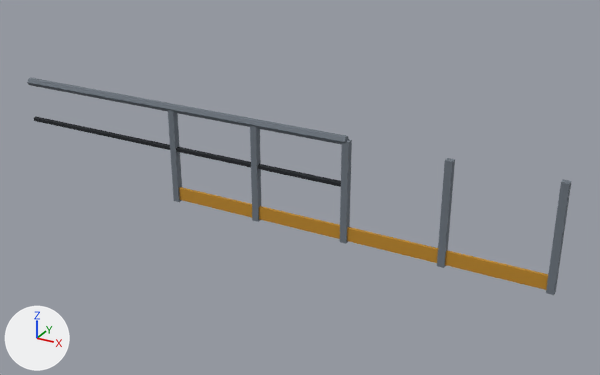
The FBX model Assets/_Project/Art/Environment/LabKit/Meshes/Railing_4m.fbx, before and after one commit.
Before and after are seen from a 50 mm lens placed at (3.11, -6.56, 3.75), pointed at (-0.57, 0.14, 0.4). Every picture has the same lights, and +X, +Y and +Z are marked at lower left. The first picture is the older version.

The older version as bpy lines, for what is in view:
```python
me_railing_4m = bpy.data.meshes.new('Railing_4m')
me_railing_4m.from_pydata(...)  # a box spanning x -2.04..-1.97, y -0.04..0.04, z 0.0..1.05, material slot 0; a box spanning x -1.03..-0.96, y -0.04..0.04, z 0.0..1.05, material slot 0; a box spanning x -0.04..0.04, y -0.04..0.04, z 0.0..1.05, material slot 0; a box spanning x 0.96..1.03, y -0.04..0.04, z 0.0..1.05, material slot 0; a box spanning x 1.97..2.04, y -0.04..0.04, z 0.0..1.05, material slot 0; a box spanning x -2.0..2.0, y -0.01..0.01, z 0.02..0.16, material slot 2; a 6-sided cylinder along x spanning x -4.0..0.0, y -0.05..0.05, z 1.01..1.09, material slot 0; a 5-sided cylinder along x spanning x -4.0..0.0, y -0.02..0.03, z 0.57..0.63, material slot 1
me_railing_4m.materials.append(mat_lab_metal)  # grey #6e767f
me_railing_4m.materials.append(mat_lab_metaldark)  # black #1f2328
me_railing_4m.materials.append(mat_lab_hazard)  # orange #c08a2a
ob_railing_4m = bpy.data.objects.new('Railing_4m', me_railing_4m)
ob_railing_4m.location = (0.0, 0.0, 0.0)
```
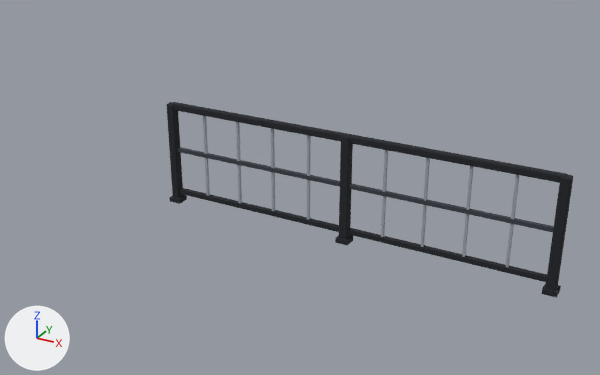
Edits to the bpy script that builds the scene:
```text
Change me_railing_4m:
    remove me_railing_4m.from_pydata(...)  # 70 vertices, 61 faces; spans x -4.0..2.04, y -0.05..0.05, z 0.0..1.09
    remove me_railing_4m.materials.append(mat_lab_metal)  # grey #6e767f
    add me_railing_4m.from_pydata(...)  # 200 vertices, 182 faces; spans x -2.07..2.07, y -0.06..0.06, z 0.0..1.11
    me_railing_4m part 1: a new loose piece, a box spanning x -2.065..-1.935, y -0.065..0.065, z 0.0..0.05, in mat_lab_metaldark (black #1f2328)
    me_railing_4m part 2: a new loose piece, a box spanning x -0.065..0.065, y -0.065..0.065, z 0.0..0.05, in mat_lab_metaldark (black #1f2328)
    me_railing_4m part 3: a new loose piece, a box spanning x 1.935..2.065, y -0.065..0.065, z 0.0..0.05, in mat_lab_metaldark (black #1f2328)
    me_railing_4m part 4: a new loose piece, a box spanning x -2.0..2.0, y -0.025..0.025, z 0.1..0.15, in mat_lab_metaldark (black #1f2328)
    me_railing_4m part 5: a new loose piece, a box spanning x -2.0..2.0, y -0.02..0.02, z 0.58..0.62, in mat_lab_gunmetal (dark grey #3a4048)
    me_railing_4m part 6: a new loose piece, a box spanning x -1.613..-1.587, y -0.013..0.013, z 0.13..1.05, in mat_lab_steel (grey #9aa2aa)
    me_railing_4m part 7: a new loose piece, a box spanning x -1.213..-1.188, y -0.013..0.013, z 0.13..1.05, in mat_lab_steel (grey #9aa2aa)
    me_railing_4m part 8: a new loose piece, a box spanning x -0.812..-0.788, y -0.013..0.013, z 0.13..1.05, in mat_lab_steel (grey #9aa2aa)
    me_railing_4m part 9: a new loose piece, a box spanning x -0.412..-0.388, y -0.013..0.013, z 0.13..1.05, in mat_lab_steel (grey #9aa2aa)
    me_railing_4m part 10: a new loose piece, a box spanning x 0.388..0.412, y -0.013..0.013, z 0.13..1.05, in mat_lab_steel (grey #9aa2aa)
    me_railing_4m part 11: a new loose piece, a box spanning x 0.788..0.812, y -0.013..0.013, z 0.13..1.05, in mat_lab_steel (grey #9aa2aa)
    me_railing_4m part 12: a new loose piece, a box spanning x 1.188..1.213, y -0.013..0.013, z 0.13..1.05, in mat_lab_steel (grey #9aa2aa)
    me_railing_4m part 13: a new loose piece, a box spanning x 1.587..1.613, y -0.013..0.013, z 0.13..1.05, in mat_lab_steel (grey #9aa2aa)
    me_railing_4m part 14: the loose piece of 12 vertices spanning x -4.0..0.0, y -0.05..0.05, z 1.01..1.09 is rebuilt with 24 vertices and now spans x -2.0..2.0, y -0.04..0.04, z 1.04..1.11, in mat_lab_metaldark (black #1f2328)
    me_railing_4m part 15: the loose piece of 10 vertices spanning x -4.0..0.0, y -0.02..0.03, z 0.57..0.63 is deleted
    me_railing_4m part 16: the loose piece of 8 vertices spanning x -1.03..-0.96, y -0.04..0.04, z 0.0..1.05 is deleted
    me_railing_4m part 17: the loose piece of 8 vertices spanning x 0.96..1.03, y -0.04..0.04, z 0.0..1.05 is deleted
    me_railing_4m part 18: 16 vertices removed from x -2.04..2.04, y -0.04..0.04, z 0.02..1.05; 40 vertices added at x -2.05..2.05, y -0.05..0.05, z 0.01..1.1
    me_railing_4m part 19: 4 vertices removed from x -0.04..0.04, y -0.04..0.04, z 1.05; 20 vertices added at x -0.05..0.05, y -0.05..0.05, z 0.01..1.1
    remove me_railing_4m.materials.append(mat_lab_hazard)  # orange #c08a2a
    add me_railing_4m.materials.append(mat_lab_gunmetal)  # dark grey #3a4048
    add me_railing_4m.materials.append(mat_lab_steel)  # grey #9aa2aa
```

What differs and where, as boxes (x1, y1, x2, y2) in the pictures (600 x 375 px):
'Railing_4m', reshaped (25% narrower, 10% shorter)
    before: (27, 78, 571, 295)
    after: (167, 102, 573, 298)
part 1 of me_railing_4m, added
    after: (170, 195, 187, 204)
part 2 of me_railing_4m, added
    after: (335, 235, 353, 246)
part 3 of me_railing_4m, added
    after: (542, 283, 561, 298)
part 4 of me_railing_4m, added (mostly hidden)
    after: (179, 188, 547, 282)
part 5 of me_railing_4m, added (mostly hidden)
    after: (177, 147, 554, 232)
part 6 of me_railing_4m, added
    after: (203, 116, 210, 196)
part 7 of me_railing_4m, added
    after: (236, 122, 242, 203)
part 8 of me_railing_4m, added
    after: (271, 128, 275, 211)
part 9 of me_railing_4m, added
    after: (307, 135, 311, 220)
part 10 of me_railing_4m, added
    after: (381, 150, 388, 237)
part 11 of me_railing_4m, added
    after: (421, 158, 430, 247)
part 12 of me_railing_4m, added
    after: (462, 166, 474, 257)
part 13 of me_railing_4m, added
    after: (506, 175, 519, 267)
part 14 of me_railing_4m, rebuilt (23% wider, 21% taller)
    before: (27, 78, 349, 145)
    after: (171, 102, 567, 183)
part 15 of me_railing_4m, deleted
    before: (34, 116, 341, 187)
part 16 of me_railing_4m, deleted
    before: (250, 126, 261, 222)
part 17 of me_railing_4m, deleted
    before: (437, 158, 455, 268)
part 18 of me_railing_4m, reshaped
    before: (168, 110, 571, 295)
    after: (167, 102, 573, 291)
part 19 of me_railing_4m, built on
    before: (340, 139, 352, 244)
    after: (339, 136, 353, 239)
